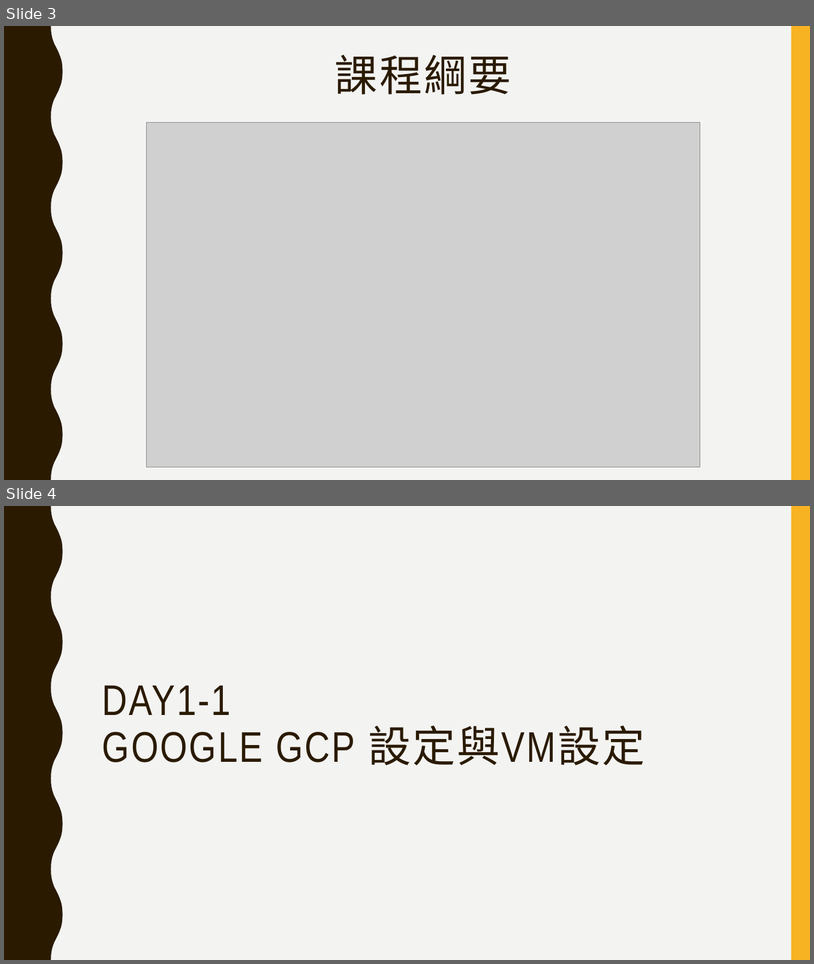
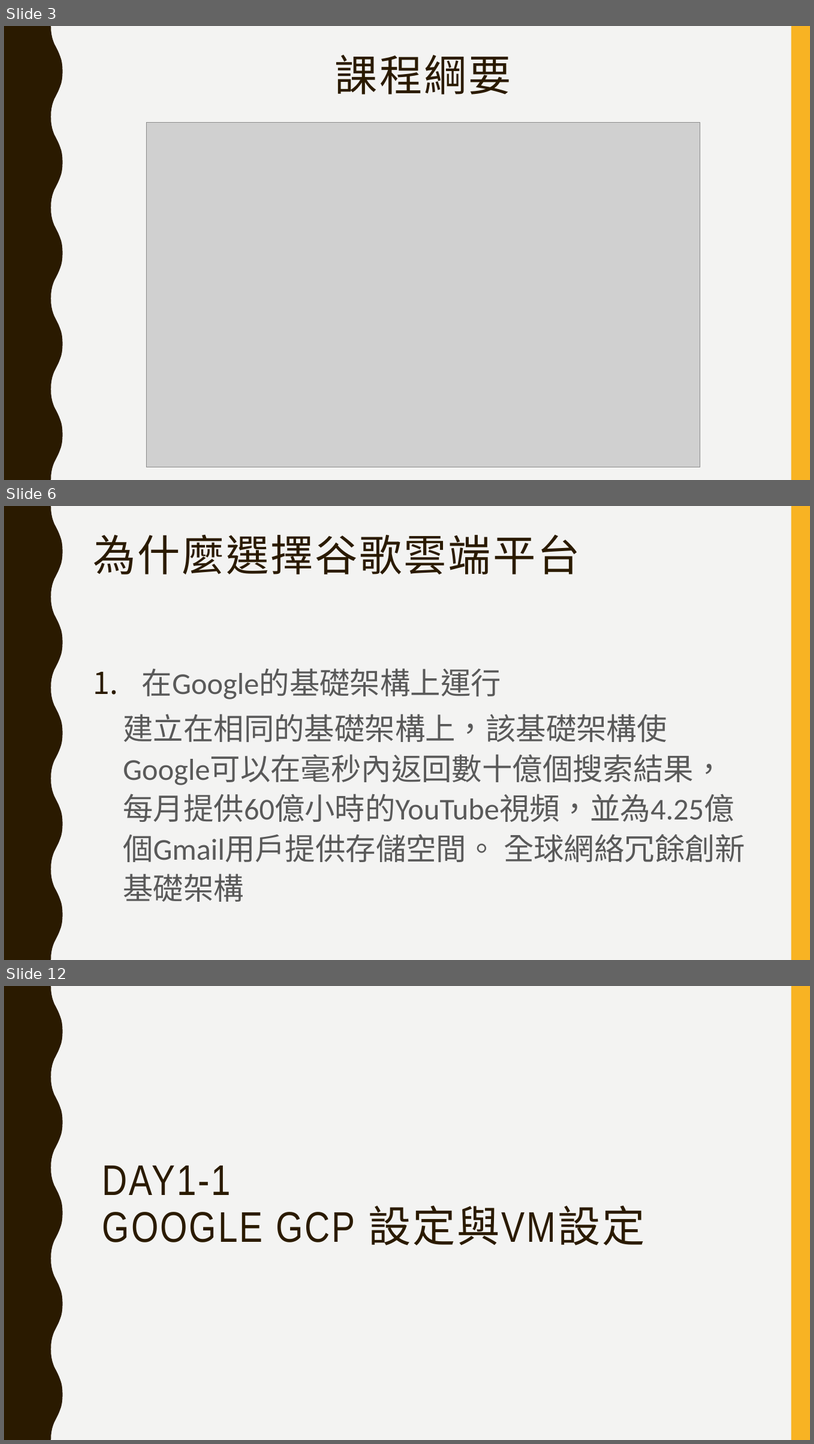
Before and after one commit to jumbokh/gcp_class, a slide deck: GCP_註冊及建立專案.pptx. Shown one above the other, each under a label of ours: slides 3 and 4 before the commit, slides 3, 6 and 12 after it; the slides between them are not shown. The pictures are 814x964 and 814x1444 pixels, drawn with LibreOffice and Linux fonts; fonts in the diff are those of the drawing; grey boxes stand for pictures. Boxes give left, top, right and bottom in pixels: in the first picture for what was removed or moved away, otherwise in the second. Text is boxed around its words. In the diff, an @@ line names an element or a change of style, - is before the commit and + after.

```diff
--- a/GCP_註冊及建立專案.pptx
+++ b/GCP_註冊及建立專案.pptx
@@ slide 6 added at [4, 506, 810, 960], background #F3F3F2; not listed: 2 template elements that a slide beside it also shows @@
@@ title added at [93, 535, 581, 574], 51 pt, text #2A1A00 @@
+為什麼選擇谷歌雲端平台
@@ text added at [123, 668, 746, 901], 36 pt, text #595959 @@
+1. 在Google的基礎架構上運行
+  建立在相同的基礎架構上，該基礎架構使Google可以在毫秒內返回數十億個搜索結果，每月提供60億小時的YouTube視頻，並為4.25億個Gmail用戶提供存儲空間。 全球網絡冗餘創新基礎架構
@@ what was slide 4 is now slide 12 @@
```
Also in this commit, not shown: 9 other slides added, 2 other files.
